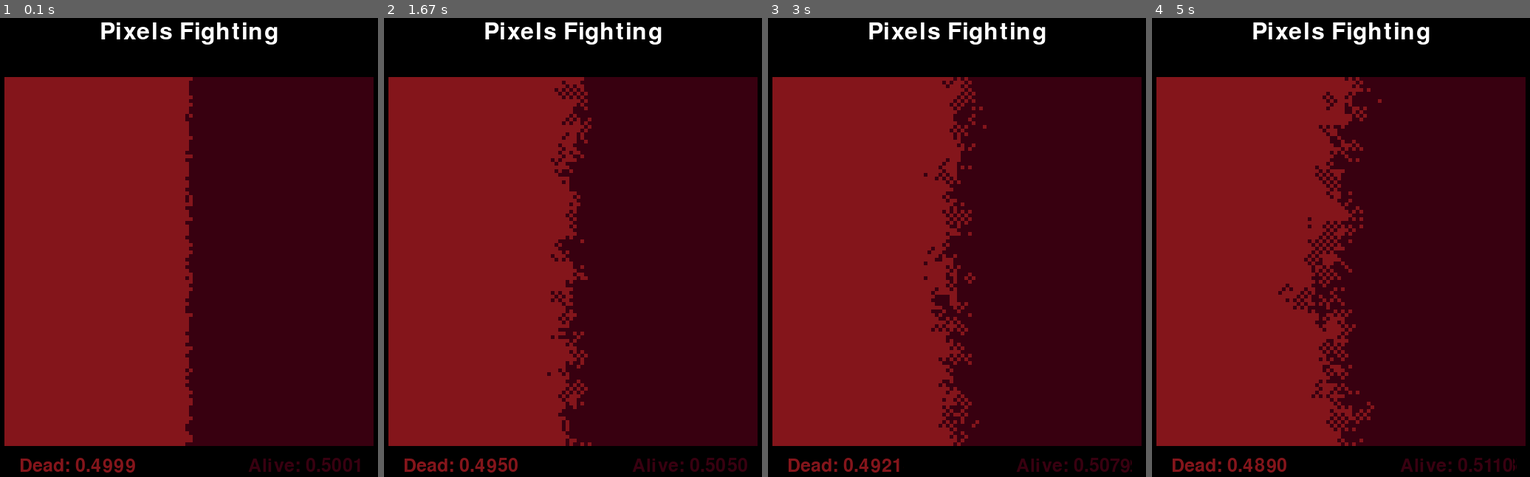
Above: before the commit, frames 1-4 (left to right).
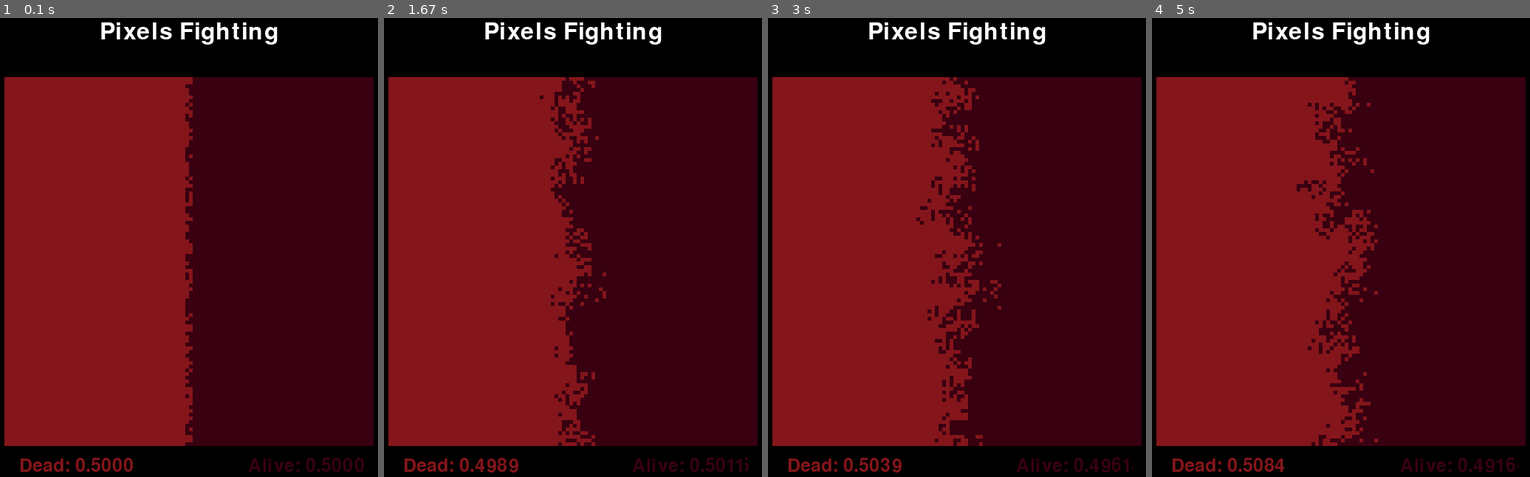
Above: after the commit, the same moments.

Repository: PratikshaJain37/Pixels-Fighting-pygame
Game: pygame game, started from main.py
Same seed, same stepped clock (60 frames per second), same inputs: the game is played once before the commit and once after it.
Inputs:
- Up to frame 1 (0.1 s): no input
- Up to frame 2 (1.67 s): no input
- Up to frame 3 (3 s): no input
- Up to frame 4 (5 s): no input

The runs differ from the first frame. In frame 1, 0.5% of the frame differs, in the area x 24-97%, y 13-100%; in frame 2, 3.0%; in frame 3, 4.1%; in frame 4, 5.2%, in the area x 24-97%, y 12-100%.

Commit message:
v1.5.1: Added comments

Diff:
--- a/helpers.py
+++ b/helpers.py
@@ -11,48 +11,79 @@
 
 # For updating the array
 def UpdateArray(current_status, INT):
+
+    # Generating new updated array (empty)
     updated_status = np.zeros((INT,INT), dtype=int)
+
+    # Iterating over all in current_status
     for i in range(0,INT):
         for j in range(0,INT):
+
+            # Getting the ratio of surrouding boxes which are dead
             status, ratio = GetRatio(i,j,current_status,INT)
             updated_status[i][j] = GetStatus(status, ratio)
 
     return updated_status
 
-# For calculating status of individual box
+# ----------#
+
+# For calculating status of individual box - based on the rules mentioned.
 def GetStatus(status,ratio):
+
+    # Generating a random number between (0,1)
     random_number = random.random()
-    if random_number >= ratio:
-        flip = False
-    else:
+
+    # Test for the random number - decides whether it's status will flip or not
+    flip = False
+    if random_number <= ratio:
         flip = True
+
+    # Returning the outcome after the flip
     if flip == True:
         return status
     else:
         return 1 - status
 
+# ----------#
+
 # For calculating alive ratio of individual box
-def GetRatio(x,y,current_status_array,INT):
+def GetRatio(x,y,current_status,INT):
+
+    # Initialising counters
     around_alive = 0
     around_total = 0
+
+    # Iterating through neighbors
     for i in range(x-1,x+2):
-        if i in range(0,INT) and i != x:
-            around_total += 1
-            if current_status_array[i][y] == 1:
-                around_alive += 1
+        for j in range(y-1,y+2):
 
-    for j in range(y-1,y+2):
-        if j in range(0,INT) and j != y:
-            around_total += 1
-            if current_status_array[x][j] == 1:
-                around_alive += 1
+            # Condition to make sure the neighbor exists
+            if i in range(0, INT) and j in range(0,INT):
 
-    if current_status_array[x][y] == 0:
+                # To make sure the number is not the box itself
+                if i == x and j == y:
+                    pass
+                else:
+                    around_total += 1
+
+                    # Identifying alive neighbors
+                    if current_status[i][j] == 1:
+                        around_alive += 1
+
+    # Depending on the status itself, the ratio is decided
+    if current_status[x][y] == 0:
         return 0, 1 - around_alive/around_total
     else:
         return 1, around_alive/around_total
 
+# ----------#
+
+# Function to check if Alive is Winning - to get a fraction
 def IsAliveWinning(current_status_array, INT_SQ):
+
+    # Counts number of 1's
     alive = np.count_nonzero(current_status_array == 1)
+
     return alive/INT_SQ
+
 # ---------------------#
